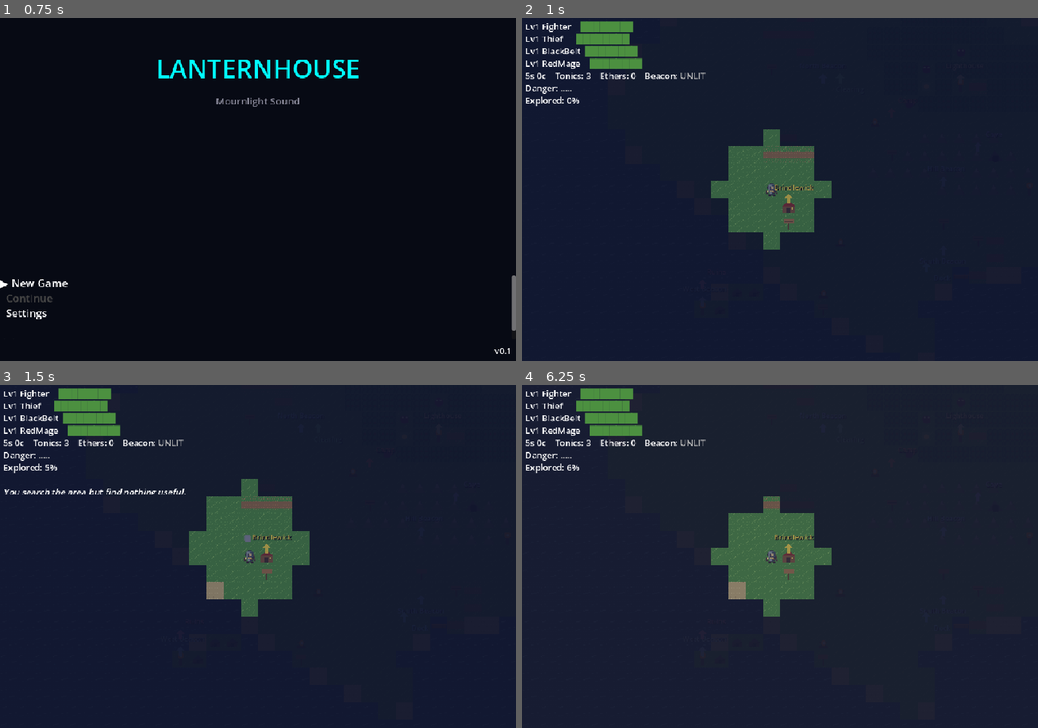
Above: before the commit, frames 1-4 (two rows, left to right).
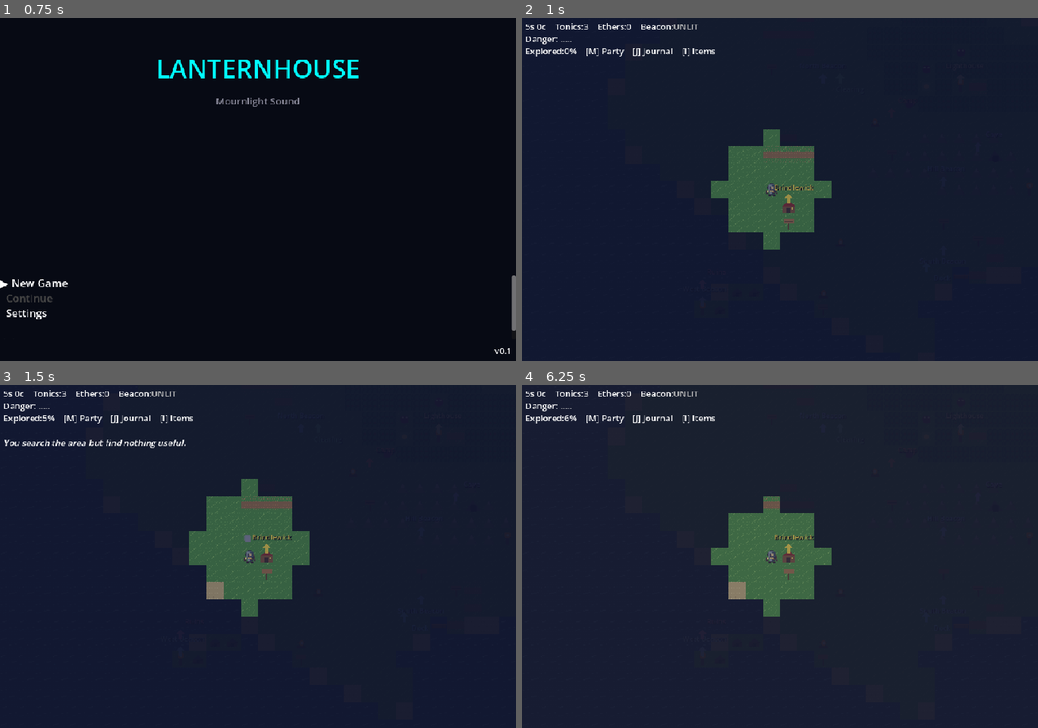
Above: after the commit, the same moments.

Repository: wink-/lanternhouse
Game: Godot game, scene res://scenes/title/title.tscn
Two runs of this game, one before a commit and one after it. Both use one fixed random seed, a clock stepped at 60 frames per second and the inputs below.
Inputs:
- Up to frame 1 (0.75 s): tap Enter at 0.5 s; hold D (move_right) from 0.53 s (still down); tap E (interact) at 0.6 s
- Up to frame 2 (1 s): keep holding D (move_right); tap Space at 0.77 s
- Up to frame 3 (1.5 s): tap Space at 1.25 s; release D (move_right) at 1.28 s; hold S (move_down) from 1.28 s (still down); tap 1 at 1.35 s
- Up to frame 4 (6.25 s): tap Space at 1.52, 2.75, 3.02, 3.77, 4.25, 4.52, 6.02 s; tap Enter at 2, 2.1, 3.5 s; release S (move_down) at 2.03 s; hold D (move_right) 2.03-2.78 s; hold W (move_up) 2.78-3.53 s; tap 2 at 2.85 s; hold A (move_left) 3.53-5.03 s; tap 3 at 3.6 s; tap Escape at 4.15 s; tap 4 at 4.35 s; hold S (move_down) 5.03-5.78 s; tap 5 at 5.1 s; hold D (move_right) from 5.78 s (still down); tap Tab at 5.85 s

Frame 1 is identical in both runs. In frame 2, 2.4% of the frame differs, in the area x 0-38%, y 0-26%; in frame 3, 2.8%, in the area x 0-38%, y 0-32%; in frame 4, 2.4%.

Commit message:
Trim overworld HUD

Diff:
--- a/scenes/overworld/overworld.tscn
+++ b/scenes/overworld/overworld.tscn
@@ -41,7 +41,7 @@
 bbcode_enabled = true
 scroll_active = false
 position = Vector2(6, 4)
-size = Vector2(500, 200)
+size = Vector2(760, 160)
 
 [node name="DebugLabel" type="Label" parent="UILayer"]
 visible = false
--- a/scripts/overworld.gd
+++ b/scripts/overworld.gd
@@ -1162,16 +1162,10 @@
 # ── HUD ────────────────────────────────────────────────────────────────────
 func _update_hud() -> void:
 	var lines: Array = []
-	for m: Dictionary in GameData.party:
-		if m["alive"]:
-			var bar := _hp_string(m["hp"], m["max_hp"], 8)
-			lines.append("Lv%d %-10s %s" % [m["level"], m["name"], bar])
-		else:
-			lines.append("Lv%d %-10s [color=red]KO[/color]" % [m["level"], m["name"]])
 	var beacon_status: String = "[color=cyan]LIT[/color]" if GameData.beacon_lit else "[color=gray]UNLIT[/color]"
-	lines.append("%s    Tonics: %d    Ethers: %d    Beacon: %s" % [GameData.format_money_short(), GameData.tonics, GameData.ethers, beacon_status])
+	lines.append("%s    Tonics:%d    Ethers:%d    Beacon:%s" % [GameData.format_money_short(), GameData.tonics, GameData.ethers, beacon_status])
 	if admin_mode:
-		lines.append("[color=yellow]ADMIN MODE: encounters disabled[/color]")
+		lines.append("[color=yellow]ADMIN MODE[/color]    Encounters off")
 	else:
 		var danger := clampi(steps_since_encounter / 3, 0, 5)
 		var danger_bar := ""
@@ -1186,7 +1180,7 @@
 				land_tiles += 1
 	var explored := GameData.explored_tiles.size()
 	var pct := int(float(explored) / max(land_tiles, 1) * 100)
-	lines.append("Explored: %d%%" % mini(pct, 100))
+	lines.append("Explored:%d%%    [M] Party    [J] Journal    [I] Items" % mini(pct, 100))
 	hud.text = "\n".join(lines)
 
 
@@ -1205,7 +1199,20 @@
 
 func _update_hud_with_msg(msg: String) -> void:
 	_update_hud()
-	hud.text += "\n\n[i]%s[/i]" % msg
+	hud.text += "\n\n[i]%s[/i]" % _wrap_hud_message(msg, 76)
+
+func _wrap_hud_message(msg: String, max_chars: int) -> String:
+	var wrapped_lines: Array = []
+	for raw_line: String in msg.split("\n"):
+		var line := raw_line.strip_edges()
+		while line.length() > max_chars:
+			var split_at := line.rfind(" ", max_chars)
+			if split_at <= 0:
+				split_at = max_chars
+			wrapped_lines.append(line.substr(0, split_at))
+			line = line.substr(split_at).strip_edges()
+		wrapped_lines.append(line)
+	return "\n".join(wrapped_lines)
 
 
 func _on_wage_paid(npc_name: String, amount: int) -> void:
Not shown, changed: docs/LEARNING_LOG.md
